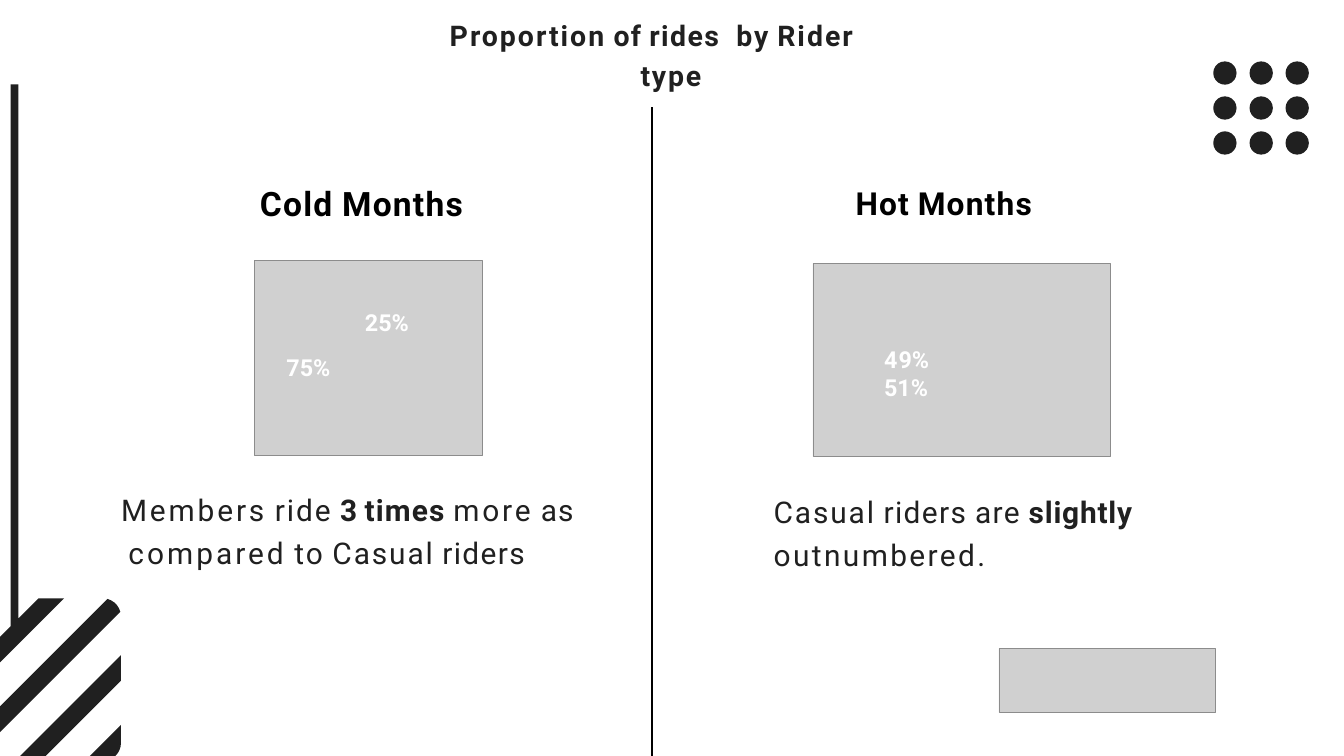
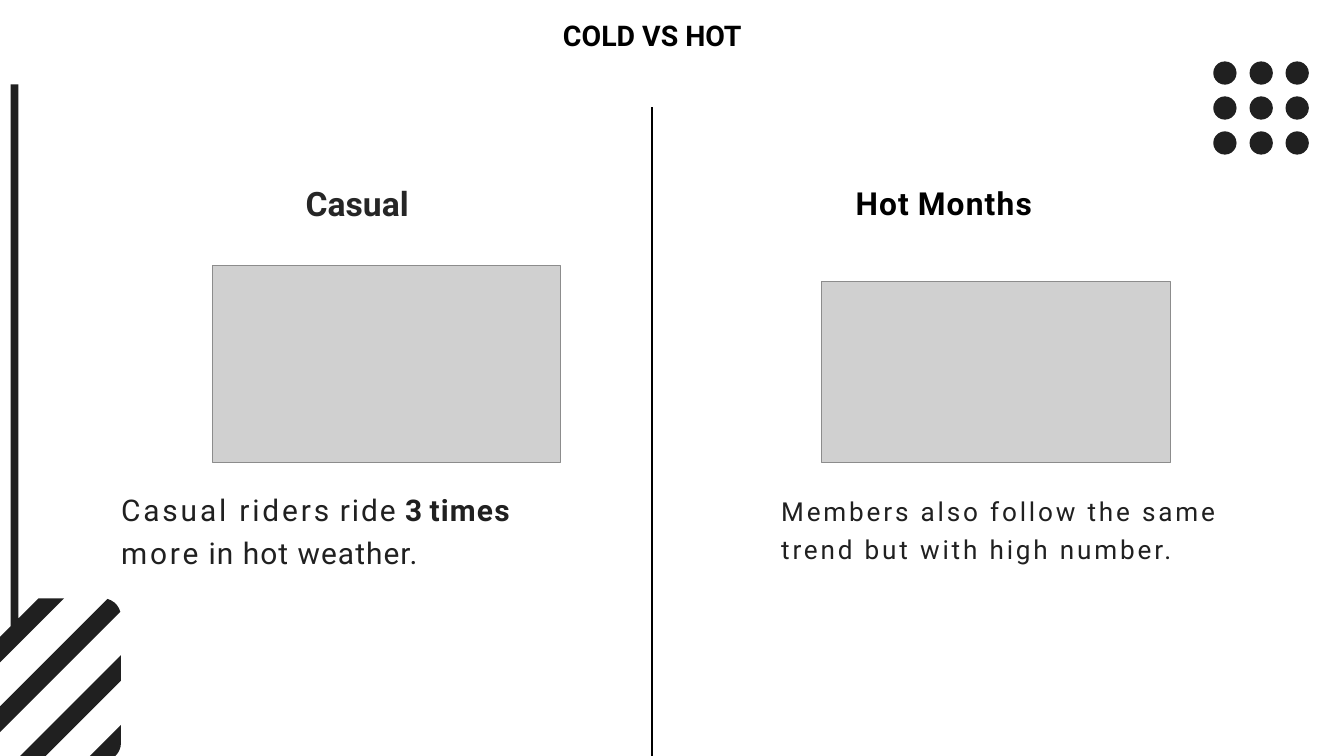
Before and after one commit to gobind-19/Google-data-analytics, a slide deck: slide 11 of Insights.pptx. Drawn at 1344x756 pixels with LibreOffice and Linux fonts; fonts in the diff are those of the drawing; grey boxes stand for pictures; background and template pictures are left out. Boxes give left, top, right and bottom in pixels: in the first picture for what was removed or moved away, otherwise in the second. Text is boxed around its words. In the diff, an @@ line names an element or a change of style, - is before the commit and + after.

```diff
--- a/Insights.pptx
+++ b/Insights.pptx
@@ text at (563,25,741,47): text changed; text colour #202020 to #000000 @@
-Proportion of rides by Rider type
+COLD VS HOT
@@ title at (306,190,409,217): text changed; text colour #000000 to #262626 @@
-Cold Months
+Casual
@@ picture: place and size @@
-picture at (254,261,482,456)
+picture at (213,265,560,462)
@@ picture: place and size @@
-picture at (813,263,1111,456)
+picture at (822,282,1171,462)
@@ text removed at (365,315,409,331) @@
-25%
@@ text removed at (884,352,929,396) @@
-49% 51%
@@ text removed at (286,360,330,376) @@
-75%
@@ text at (121,498,510,565): text changed @@
-Members ride 3 times more as compared to Casual riders
+Casual riders ride 3 times more in hot weather.
@@ text removed at (774,500,1132,567) @@
-Casual riders are slightly
-outnumbered.
@@ text added at (781,501,1215,522), 28 pt, text #202020 @@
+Members also follow the same trend but with high number.
@@ picture removed at (999,648,1216,712) @@
```
Also in this commit, not shown: 4 other slides changed.
